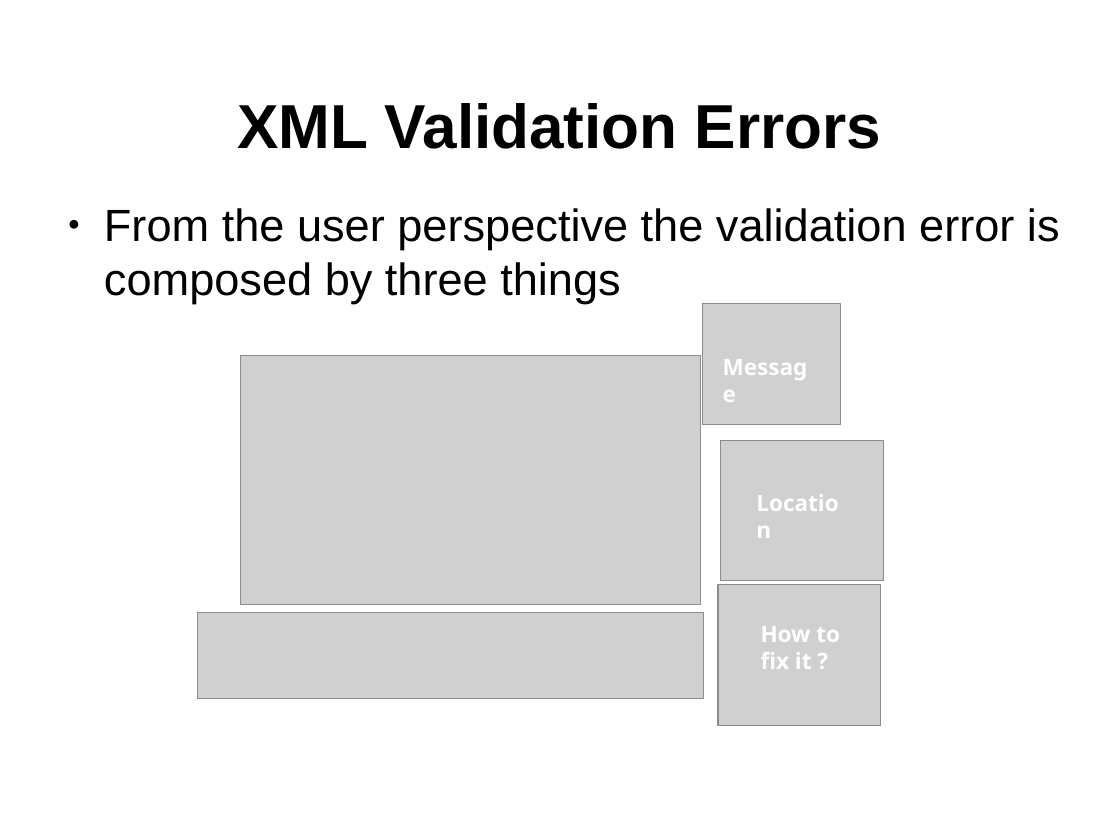
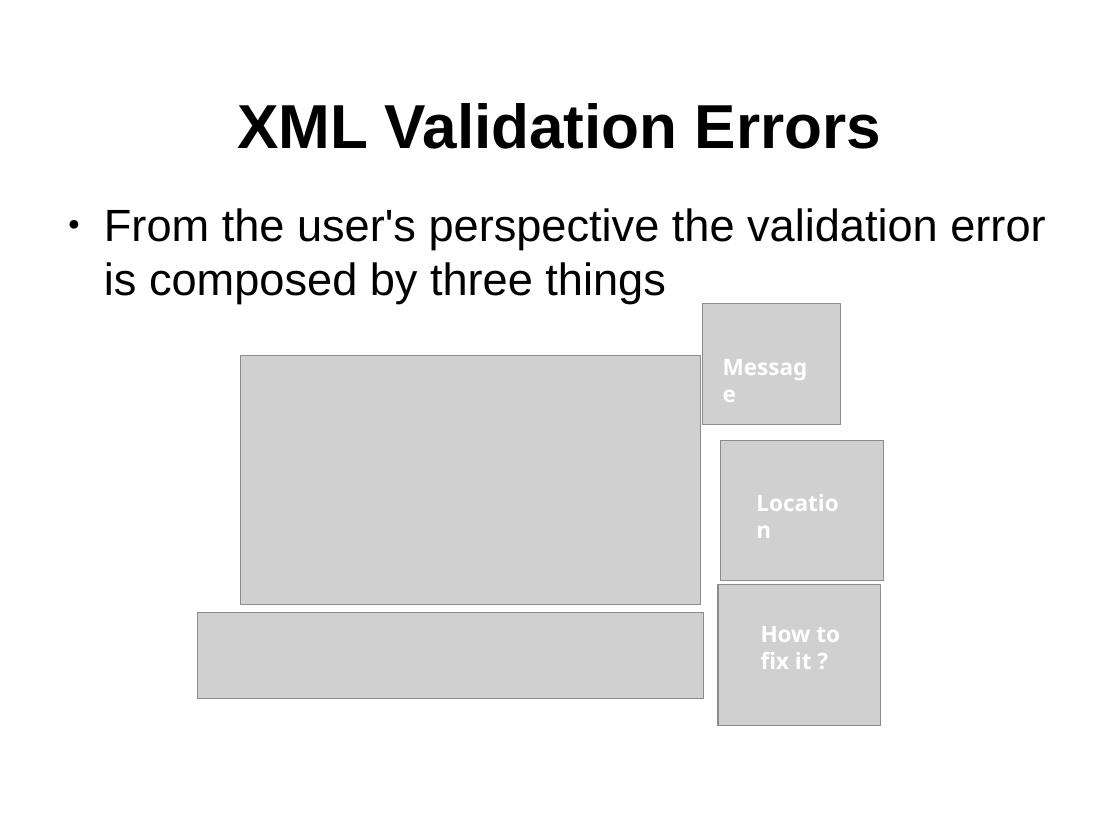
Before and after one commit to octavianN/Schematron-QuickFix-Language-Presentation, a slide deck: slide 4 of Final/SQF.odp. Drawn at 1120x840 pixels with LibreOffice and Linux fonts; fonts in the diff are those of the drawing; grey boxes stand for pictures; background and template pictures are left out. Boxes give left, top, right and bottom in pixels: in the first picture for what was removed or moved away, otherwise in the second. Text is boxed around its words. In the diff, an @@ line names an element or a change of style, - is before the commit and + after.

```diff
--- a/Final/SQF.odp
+++ b/Final/SQF.odp
@@ text at <box>104,208,1045,304</box>: text changed @@
-● From the user perspective the validation error is composed by three things
+● From the user's perspective the validation error is composed by three things
```
Also in this commit, not shown: 5 other slides changed, 1 other file.
